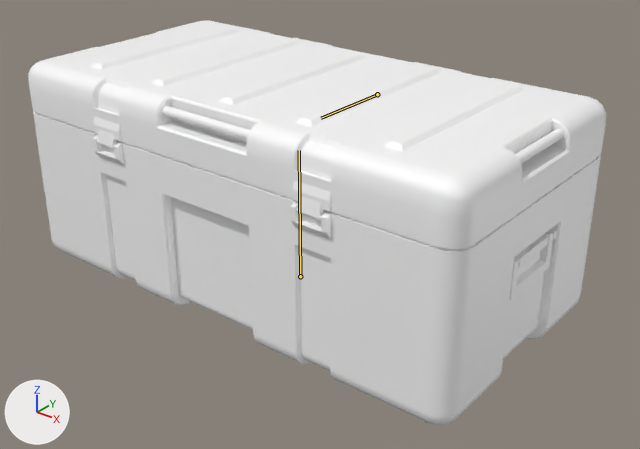
The Blender file Assets/Arts/Model/Crade/Chest Box/Chestbox/ChestBox.blend, before and after one commit.
Before and after are seen from a 50 mm camera at (1.8, -2.13, 1.56) aimed at (-0.15, 0.3, 0.05). The lights are fixed; the arrows at lower left show +X, +Y and +Z. The bones that bend it are drawn over the model as lines.

Objects in the first picture: 'Lid'.
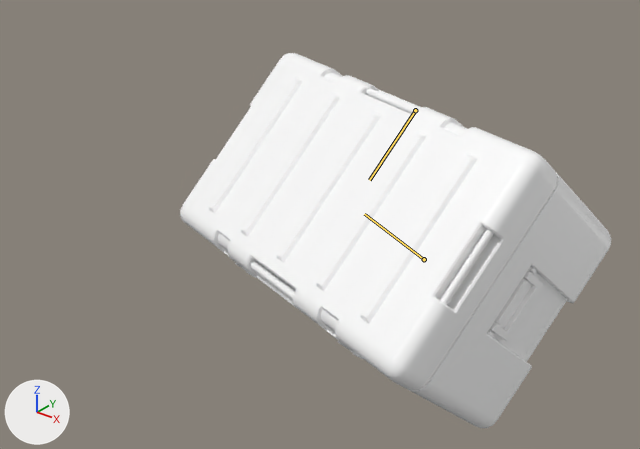
The newer file adds an action. The first version stands in its rest pose; the second is drawn at frame 33 of the action 'Crade Open Animation'.

The edits, one by one:
Bone 'root' (bone_root) moves from (0.0, 0.0, 0.0) to (-0.847, -0.285, 0.0).
Bone 'root' (bone_root) turns from (0, 0, 0) to (10, -11, -49) degrees about its own x, y and z.
Bone 'root' (bone_root) is rescaled from (1.0, 1.0, 1.0) to (1.0, 1.0, 0.85).

Changed parts and their boxes [x1, y1, x2, y2] in the pictures (640 x 449 px):
'Lid', posed (25% narrower, 7% shorter)
    before: [28, 21, 606, 426]
    after: [180, 53, 611, 428]
bone 'root', root to tip
    before: (300, 276) to (299, 150)
    after: (424, 259) to (364, 214)
